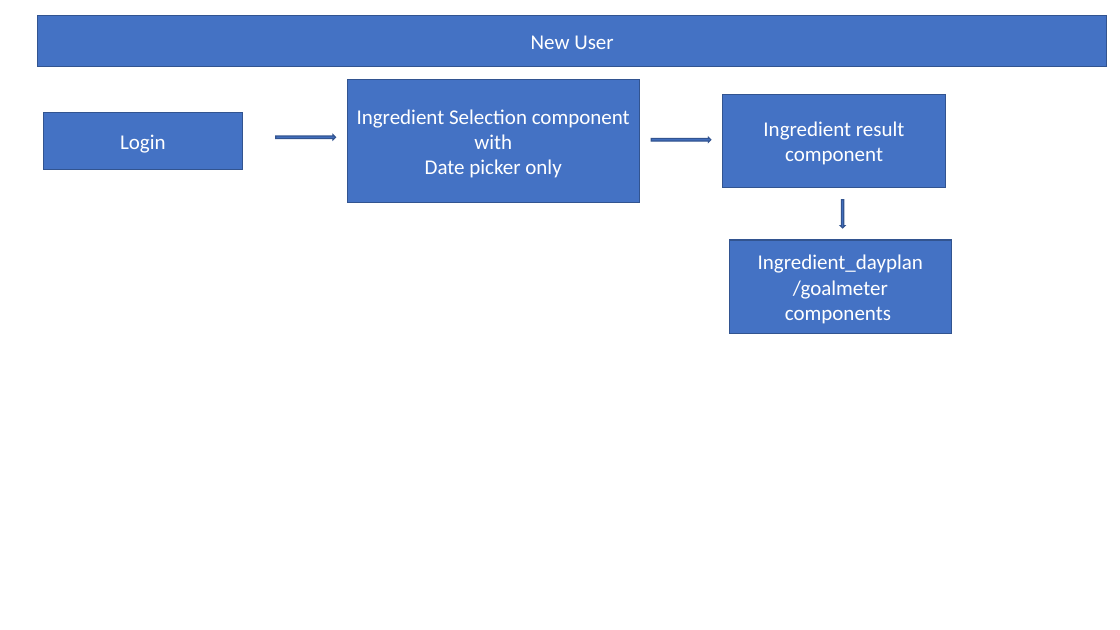
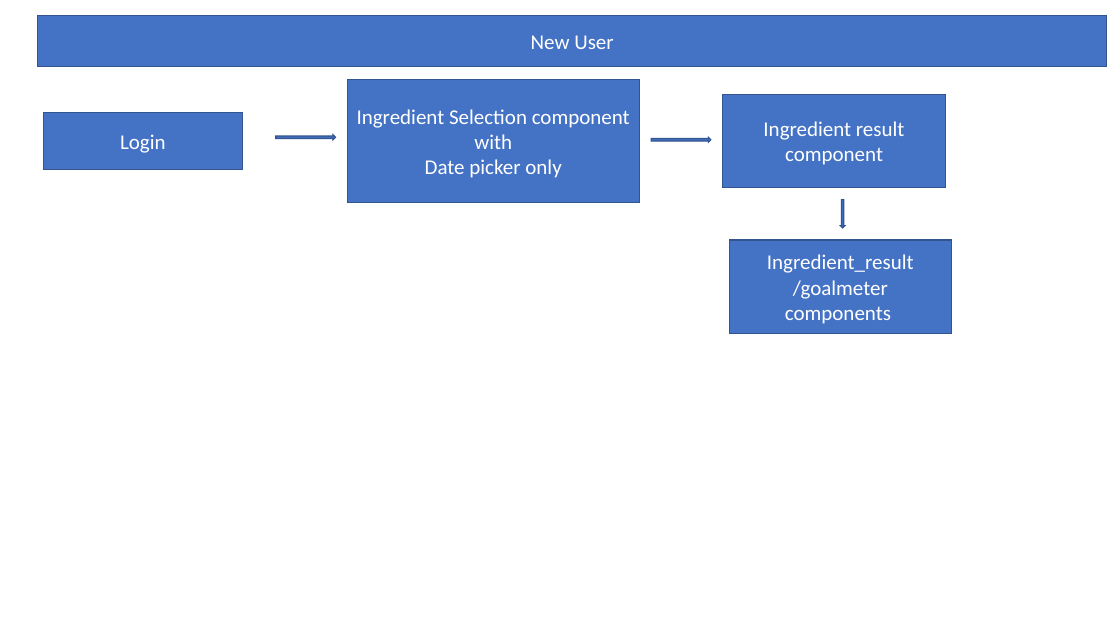
Before and after one commit to Blue-Esculent/Wireframes, a slide deck: slide 10 of ESCULENT.pptx. Drawn at 1120x630 pixels with LibreOffice and Linux fonts; fonts in the diff are those of the drawing. Boxes give left, top, right and bottom in pixels: in the first picture for what was removed or moved away, otherwise in the second. Text is boxed around its words. In the diff, an @@ line names an element or a change of style, - is before the commit and + after.

Commit message:
updated to reflect changes of no ingredient dayplan js

```diff
--- a/ESCULENT.pptx
+++ b/ESCULENT.pptx
@@ text in rectangle at bbox=[767, 254, 914, 273]: text changed @@
-Ingredient_dayplan
+Ingredient_result
```
Also in this commit, not shown: 2 other slides changed.
